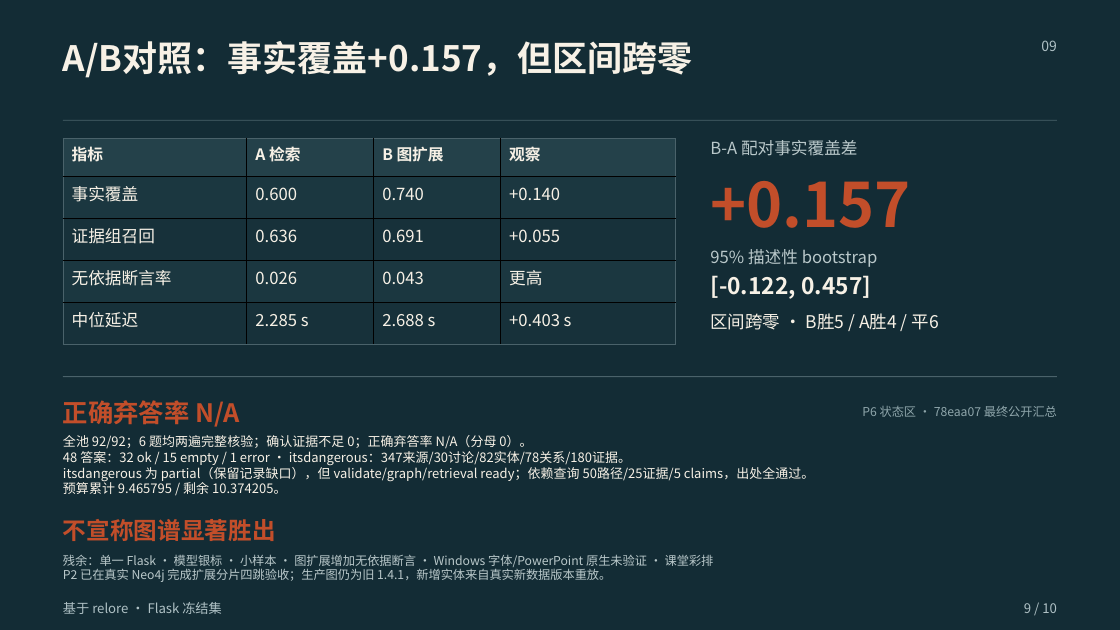
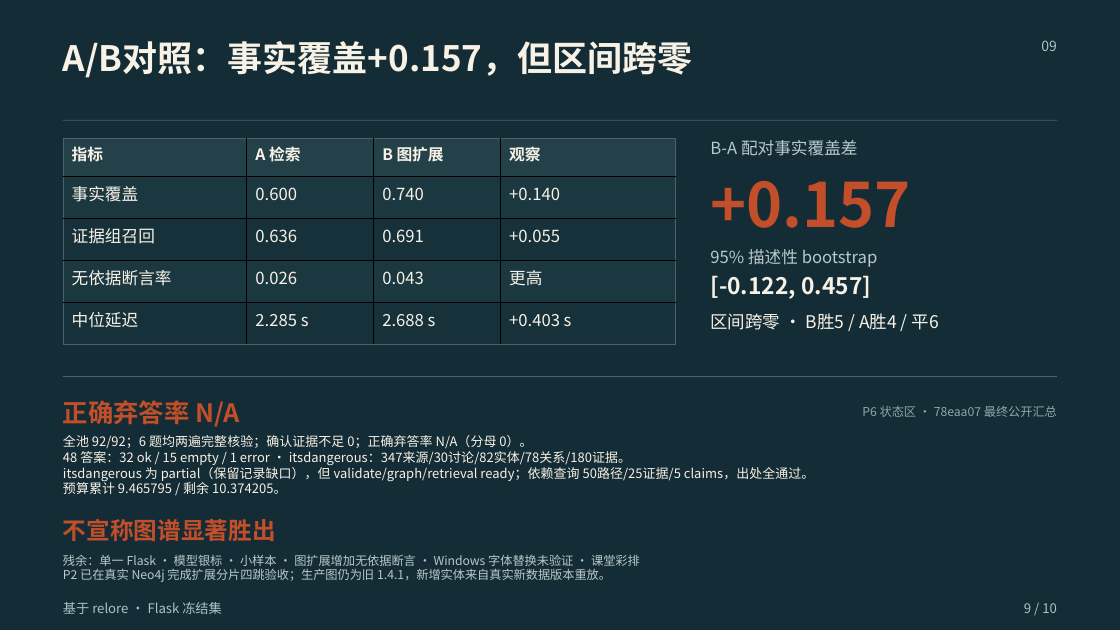
Before and after one commit to Charlie-Yong/relore-kg-archaeologist, a slide deck: slide 9 of demo/final/期末汇报_20261030最终版.pptx. Drawn at 1120x630 pixels with LibreOffice and Linux fonts; fonts in the diff are those of the drawing. Boxes give left, top, right and bottom in pixels: in the first picture for what was removed or moved away, otherwise in the second. Text is boxed around its words. In the diff, an @@ line names an element or a change of style, - is before the commit and + after.

```diff
--- a/demo/final/期末汇报_20261030最终版.pptx
+++ b/demo/final/期末汇报_20261030最终版.pptx
@@ text at [63,554,640,569]: text changed @@
-残余：单一 Flask · 模型银标 · 小样本 · 图扩展增加无依据断言 · Windows 字体/PowerPoint 原生未验证 · 课堂彩排
+残余：单一 Flask · 模型银标 · 小样本 · 图扩展增加无依据断言 · Windows 字体替换未验证 · 课堂彩排
```
Also in this commit, not shown: 2 other slides changed, 25 other files.
